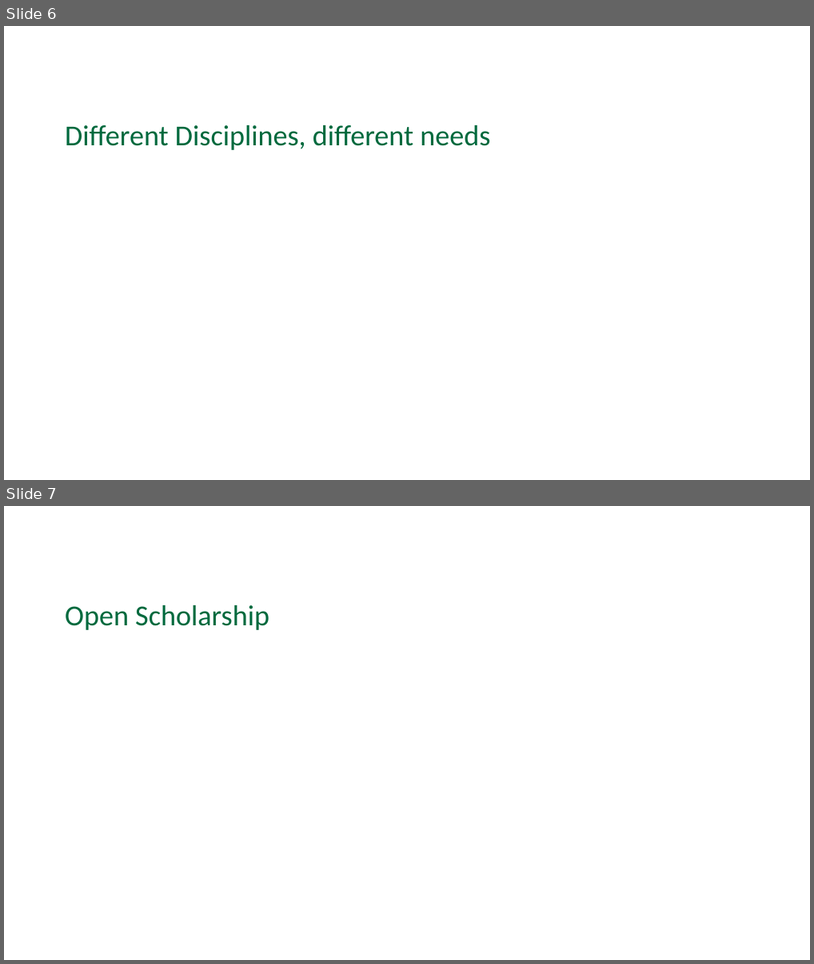
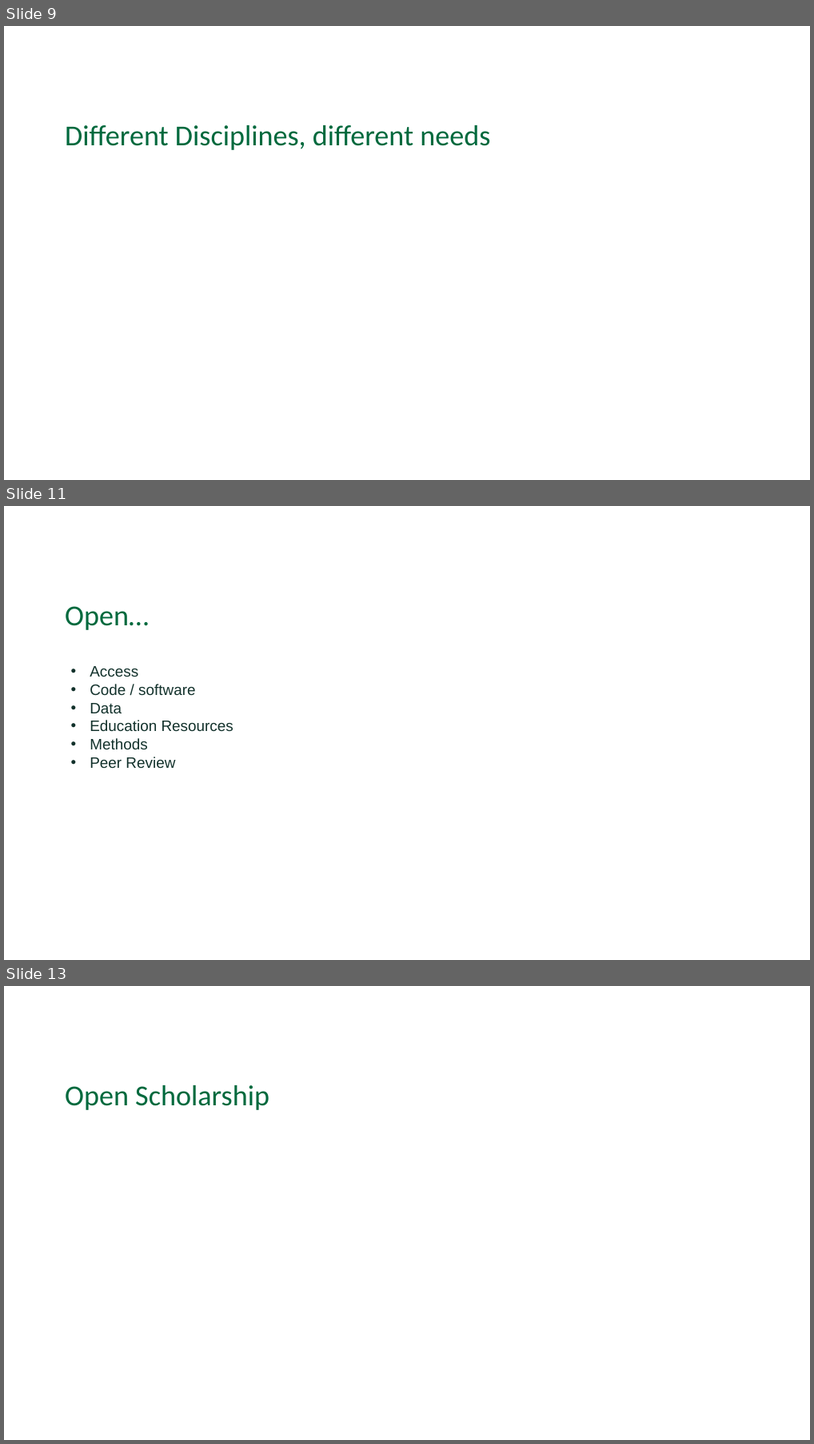
Before and after one commit to Dartmouth-Libraries/r_research-fundamentals_ws, a slide deck: slides/04a_Computation-Research_Best-Practices.pptx. Shown one above the other, each under a label of ours: slides 6 and 7 before the commit, slides 9, 11 and 13 after it; the slides between them are not shown. The pictures are 814x964 and 814x1444 pixels, drawn with LibreOffice and Linux fonts; fonts in the diff are those of the drawing; background and template pictures are left out. Boxes give left, top, right and bottom in pixels: in the first picture for what was removed or moved away, otherwise in the second. Text is boxed around its words. In the diff, an @@ line names an element or a change of style, - is before the commit and + after.

```diff
--- a/slides/04a_Computation-Research_Best-Practices.pptx
+++ b/slides/04a_Computation-Research_Best-Practices.pptx
@@ slide 11 added at (4, 506, 810, 960), background #FFFFFF @@
@@ text added at (65, 606, 149, 630), 34.5 pt, text #00693D @@
+Open…
@@ text added at (90, 666, 234, 768), 18 pt, text #12312B @@
+• Access
+• Code / software
+• Data
+• Education Resources
+• Methods
+• Peer Review
@@ what was slide 6 is now slide 9 @@
@@ what was slide 7 is now slide 13 @@
```
Also in this commit, not shown: 1 slide changed, 6 other slides added, 1 other file.
